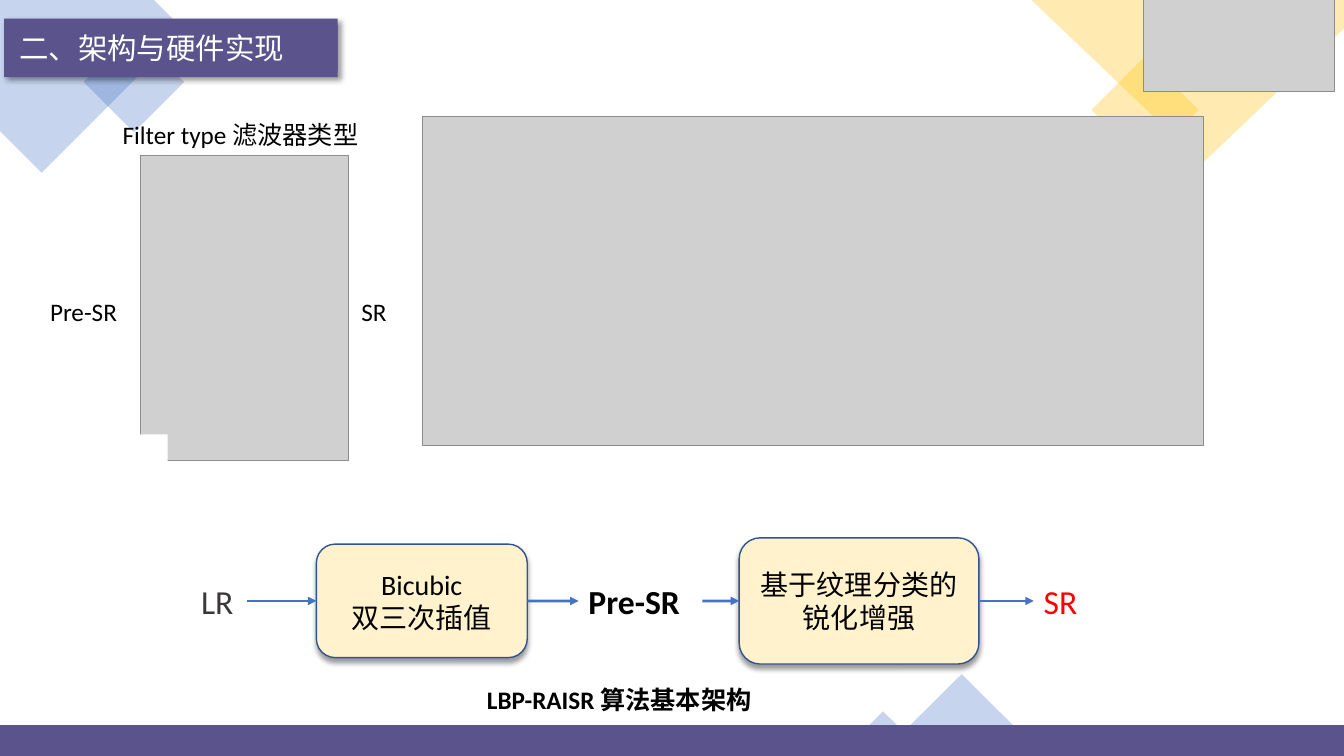
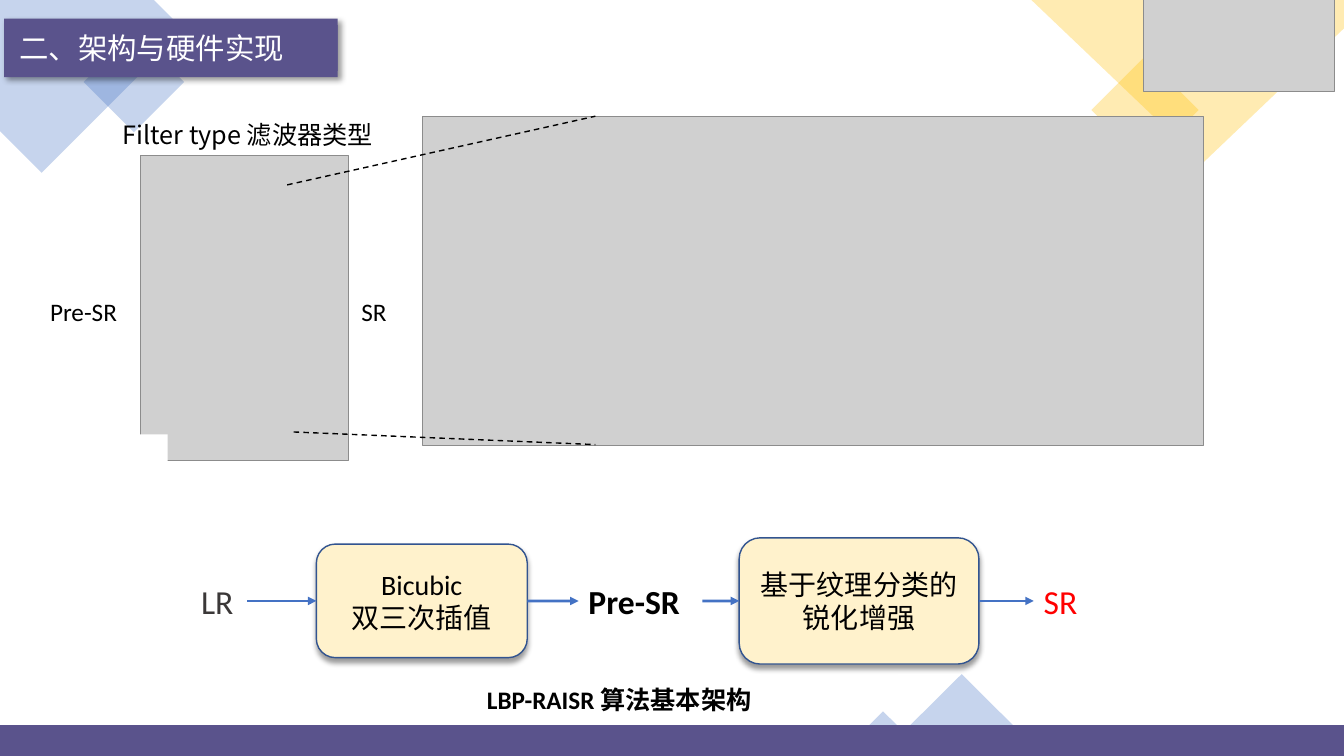
Before and after one commit to jjyy-Huang/LoG-UTE-RAISR-Doc, a slide deck: slide 22 of presentation/PPT.pptx. Drawn at 1344x756 pixels with LibreOffice and Linux fonts; fonts in the diff are those of the drawing; grey boxes stand for pictures; background and template pictures are left out. Boxes give left, top, right and bottom in pixels: in the first picture for what was removed or moved away, otherwise in the second. Text is boxed around its words. In the diff, an @@ line names an element or a change of style, - is before the commit and + after.

```diff
--- a/presentation/PPT.pptx
+++ b/presentation/PPT.pptx
@@ text "Filter type 滤波器类型" at (x1=123, y1=119, x2=373, y2=150): font Calibri to Noto Sans CJK SC @@
@@ line added from (287, 185) to (596, 116), #000000 1 pt dashed @@
@@ line added from (293, 433) to (596, 445), #000000 1 pt dashed @@
```
Also in this commit, not shown: 20 other slides changed, 5 slides added, 58 other files.
